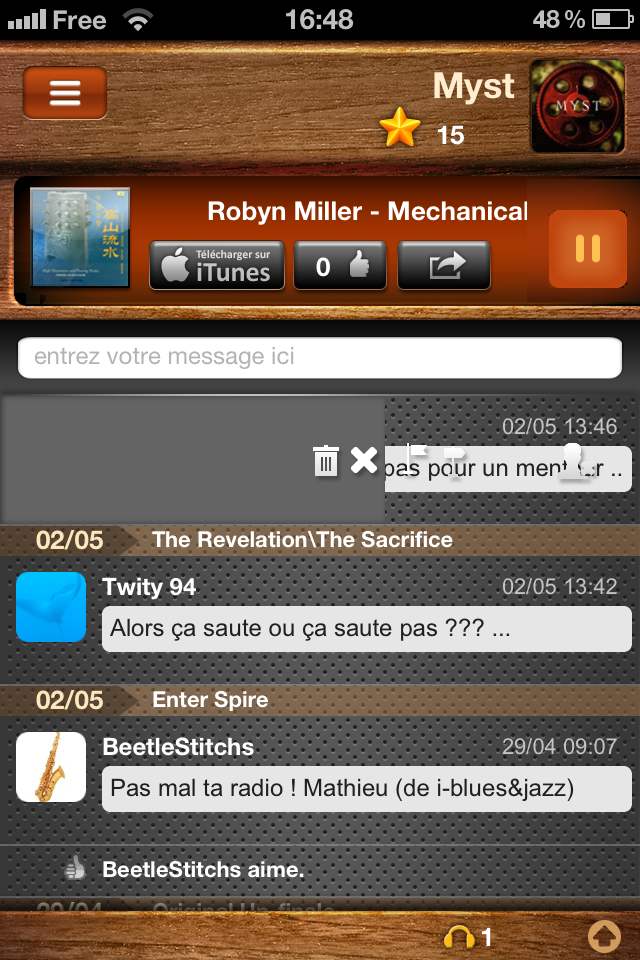
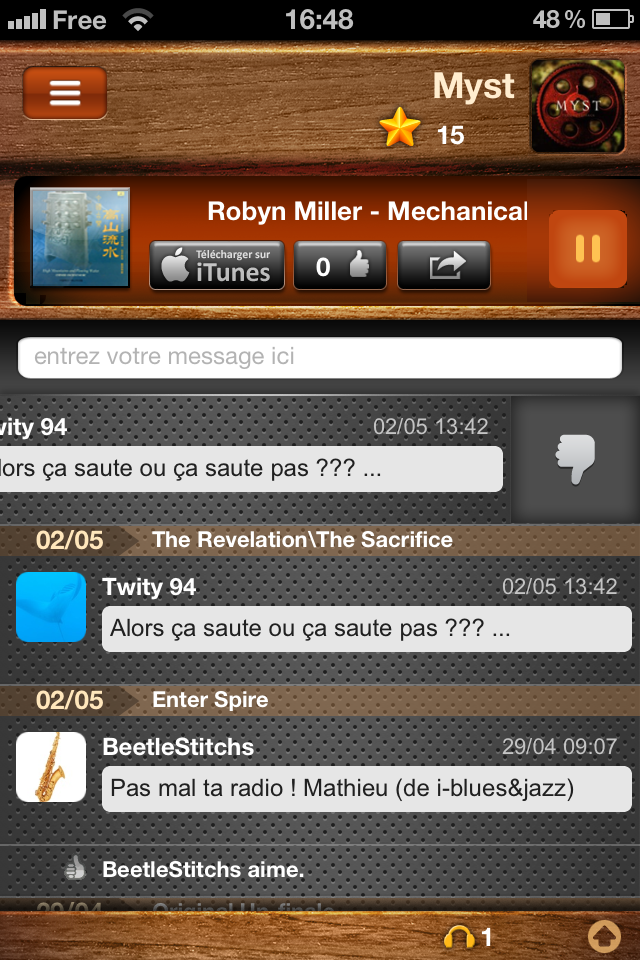
Two versions of the same layered image (640x960). Layer-by-layer changes:
added group "mockup user" with 17 layers above "mockup author" over [0, 396, 640, 524]
added layer "Calque 174" (1st of 2, in "mockup user") in group "mockup user" over [0, 396, 511, 524]
added layer "trash copie" (1st of 2, in "mockup user") in group "mockup user" over [298, 433, 335, 482]
moved "trash" (2nd of 4, in "mockup user") into group "mockup user", painted on it over [298, 435, 595, 484]
added layer "kick" (1st of 2, in "mockup user") in group "mockup user" over [423, 432, 462, 484]
added layer "spam" (1st of 2, in "mockup user") in group "mockup user" over [555, 434, 595, 487]
added layer "Calque 175" (1st of 2, in "mockup user") in group "mockup user" over [511, 396, 640, 523]
added layer "Calque 173" (1st of 2, in "mockup user") in group "mockup user" over [0, 396, 640, 523]
removed group "buttons copie" (1st of 2, in "mockup 3") (10 layers) from group "mockup 3" over [313, 441, 595, 491]
removed layer "man copie 3" (1st of 4, in "mockup 3" › "buttons copie") from group "buttons copie" over [557, 443, 595, 479]
removed layer "Calque 169" (1st of 3, in "mockup 3") from group "mockup 3" over [0, 396, 385, 524]
added layer "trash copie" (2nd of 2, in "mockup author") in group "mockup author" over [298, 433, 335, 482]
moved "trash" (4th of 4, in "mockup author") into group "mockup author", painted on it over [298, 435, 595, 484]
added layer "kick" (2nd of 2, in "mockup author") in group "mockup author" over [423, 432, 462, 484]
added layer "spam" (2nd of 2, in "mockup author") in group "mockup author" over [555, 434, 595, 487]
added layer "Calque 174" (2nd of 2, in "mockup author") in group "mockup author" over [0, 396, 254, 524]
added layer "Calque 175" (2nd of 2, in "mockup author") in group "mockup author" over [254, 396, 640, 523]
added layer "Calque 173" (2nd of 2, in "mockup author") in group "mockup author" over [0, 396, 640, 523]
…and 3 more changes (3 removed)
